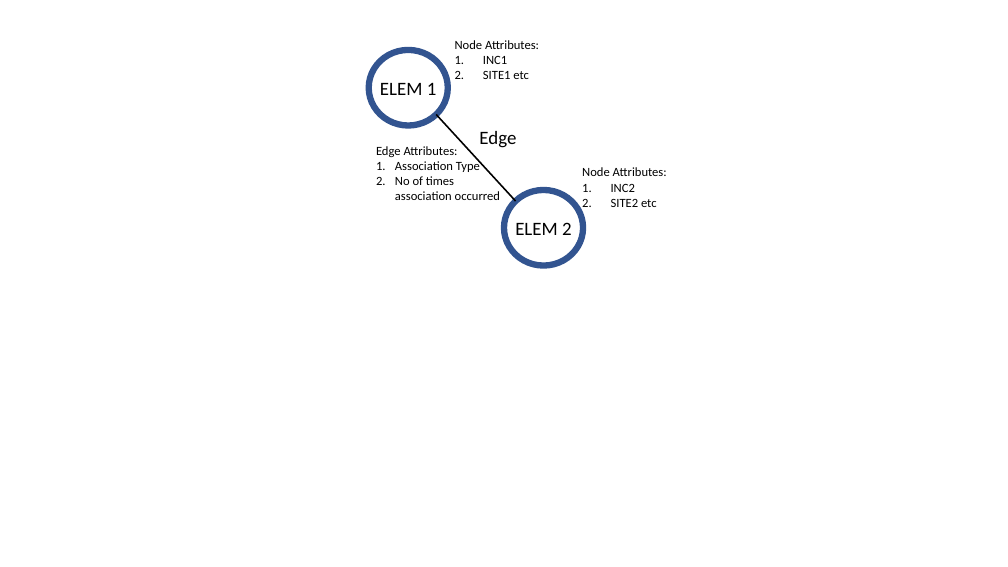
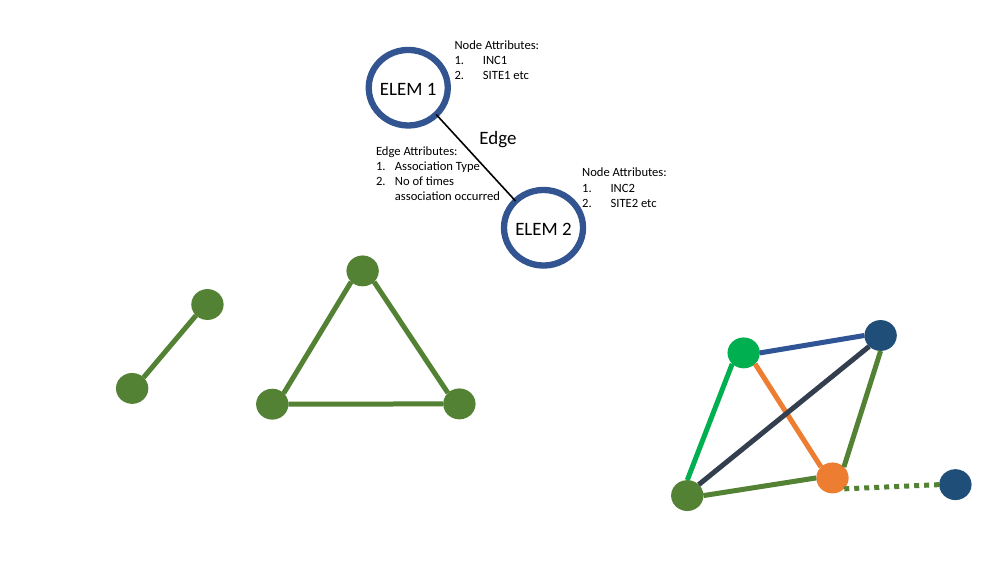
Before and after one commit to nathdip/TeachNeuralNetworks, a slide deck: slide 9 of images/all_images.pptx. Drawn at 1008x567 pixels with LibreOffice and Linux fonts; fonts in the diff are those of the drawing. Boxes give left, top, right and bottom in pixels: in the first picture for what was removed or moved away, otherwise in the second. Text is boxed around its words. In the diff, an @@ line names an element or a change of style, - is before the commit and + after.

```diff
--- a/images/all_images.pptx
+++ b/images/all_images.pptx
@@ ellipse added at box(346, 256, 379, 287), fill #548235 @@
@@ ellipse added at box(191, 289, 224, 320), fill #548235 @@
@@ line added from (284, 393) to (352, 282), #548235 4.75 pt @@
@@ line added from (448, 393) to (374, 282), #548235 4.75 pt @@
@@ line added from (144, 377) to (196, 315), #548235 4.75 pt @@
@@ ellipse added at box(864, 320, 897, 351), fill #1F4E79 @@
@@ line added from (870, 346) to (699, 485), #333F50 4.75 pt @@
@@ ellipse added at box(727, 337, 760, 368), fill #00B050 @@
@@ line added from (864, 336) to (760, 353), #2F5597 4.75 pt @@
@@ line added from (844, 467) to (881, 351), #548235 4.75 pt @@
@@ ellipse added at box(116, 373, 148, 404), fill #548235 @@
@@ ellipse added at box(256, 389, 289, 420), fill #548235 @@
@@ ellipse added at box(443, 389, 476, 420), fill #548235 @@
@@ line added from (687, 480) to (733, 364), #00B050 4.75 pt @@
@@ line added from (821, 467) to (755, 364), #ED7D31 4.75 pt @@
@@ line added from (443, 404) to (289, 405), #548235 4.75 pt @@
@@ line added from (817, 478) to (704, 496), #548235 4.75 pt @@
@@ ellipse added at box(817, 463, 849, 494), fill #ED7D31 @@
@@ ellipse added at box(939, 470, 972, 501), fill #1F4E79 @@
@@ ellipse added at box(671, 480, 704, 511), fill #548235 @@
@@ line added from (939, 485) to (844, 489), #548235 4.75 pt dashed @@
```
Also in this commit, not shown: 1 other slide changed, 8 other files.
